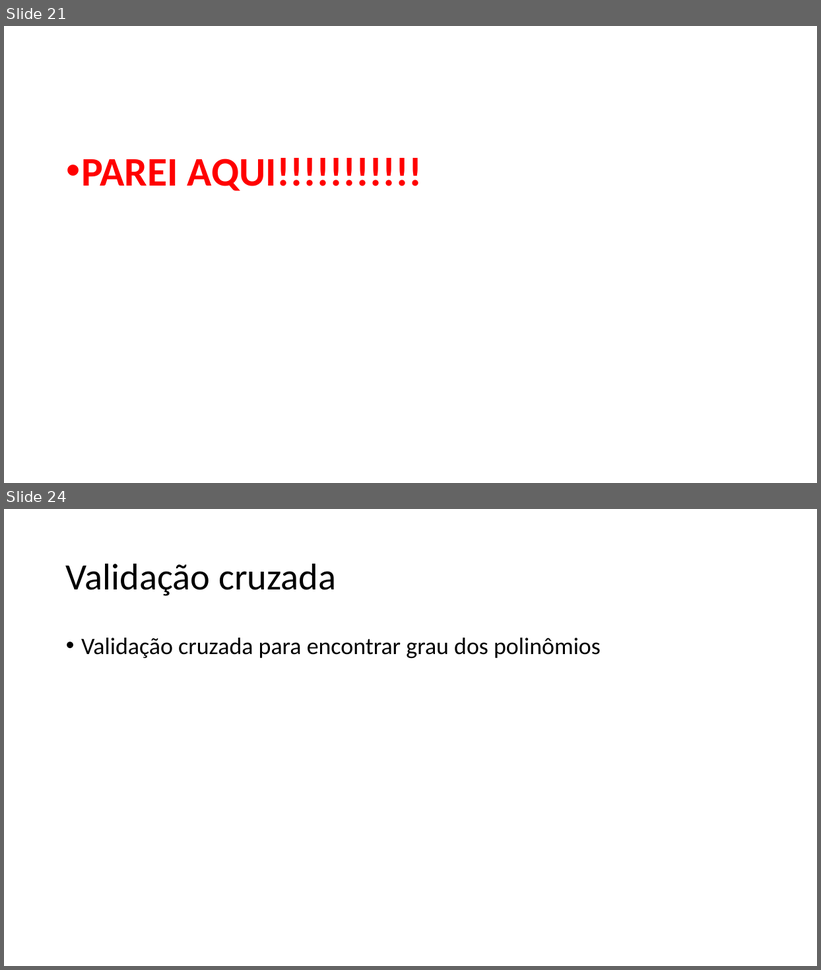
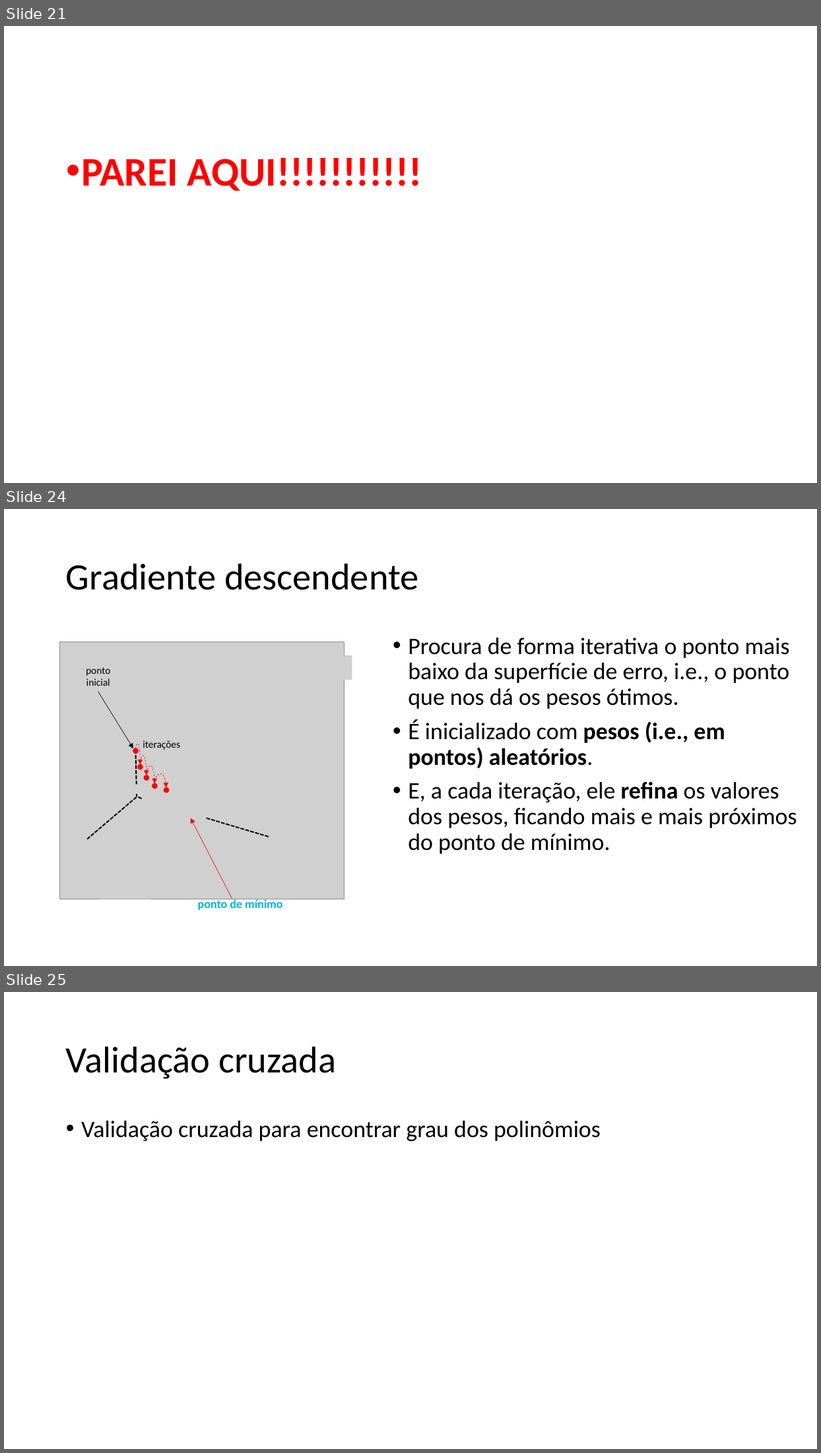
Before and after one commit to zz4fap/c24_inteligencia_artificial, a slide deck: slides/C24_Regressão.pptx. Shown one above the other, each under a label of ours: slides 21 and 24 before the commit, slides 21, 24 and 25 after it; the slides between them are not shown. The pictures are 821x970 and 821x1453 pixels, drawn with LibreOffice and Linux fonts; fonts in the diff are those of the drawing; grey boxes stand for pictures. Boxes give left, top, right and bottom in pixels: in the first picture for what was removed or moved away, otherwise in the second. Text is boxed around its words. In the diff, an @@ line names an element or a change of style, - is before the commit and + after.

```diff
--- a/slides/C24_Regressão.pptx
+++ b/slides/C24_Regressão.pptx
@@ slide 24 added at (4, 509, 817, 966), background #FFFFFF @@
@@ title added at (66, 563, 419, 590), 44 pt, text #000000 @@
+Gradiente descendente
@@ text added at (408, 638, 797, 854), 28 pt, text #000000 @@
+• Procura de forma iterativa o ponto mais baixo da superfície de erro, i.e., o ponto que nos dá os pesos ótimos.
+• É inicializado com pesos (i.e., em pontos) aleatórios.
+• E, a cada iteração, ele refina os valores dos pesos, ficando mais e mais próximos do ponto de mínimo.
@@ group added at (60, 642, 352, 910): 5 ellipses, 5 lines, 4 pictures, 4 curved arrows, 3 texts, 2 arrows @@
+ponto de mínimo
+iterações
+ponto inicial
@@ what was slide 24 is now slide 25 @@
```
Also in this commit, not shown: 2 slides changed, 2 other slides added, 2 slides removed.
